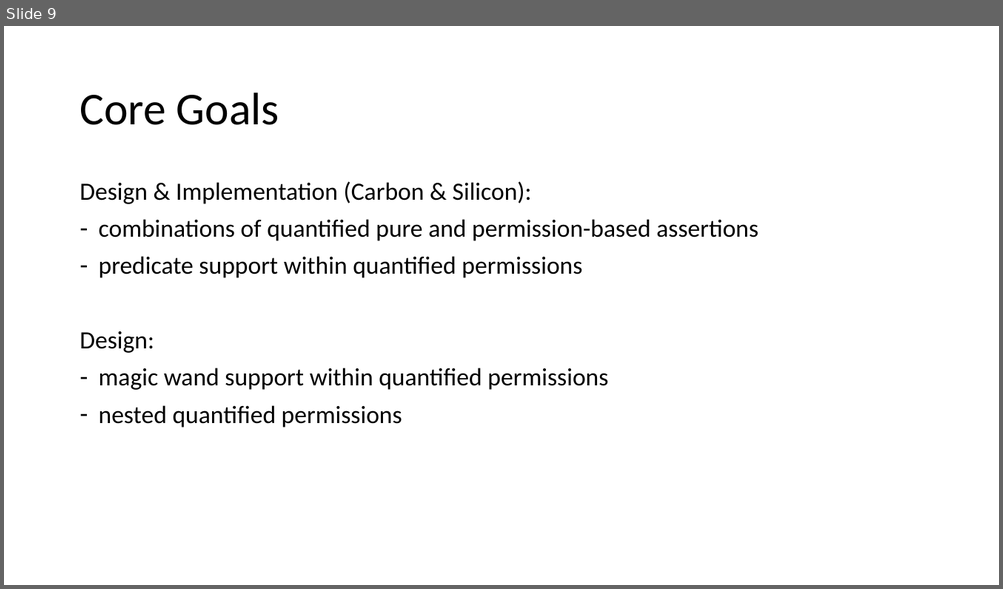
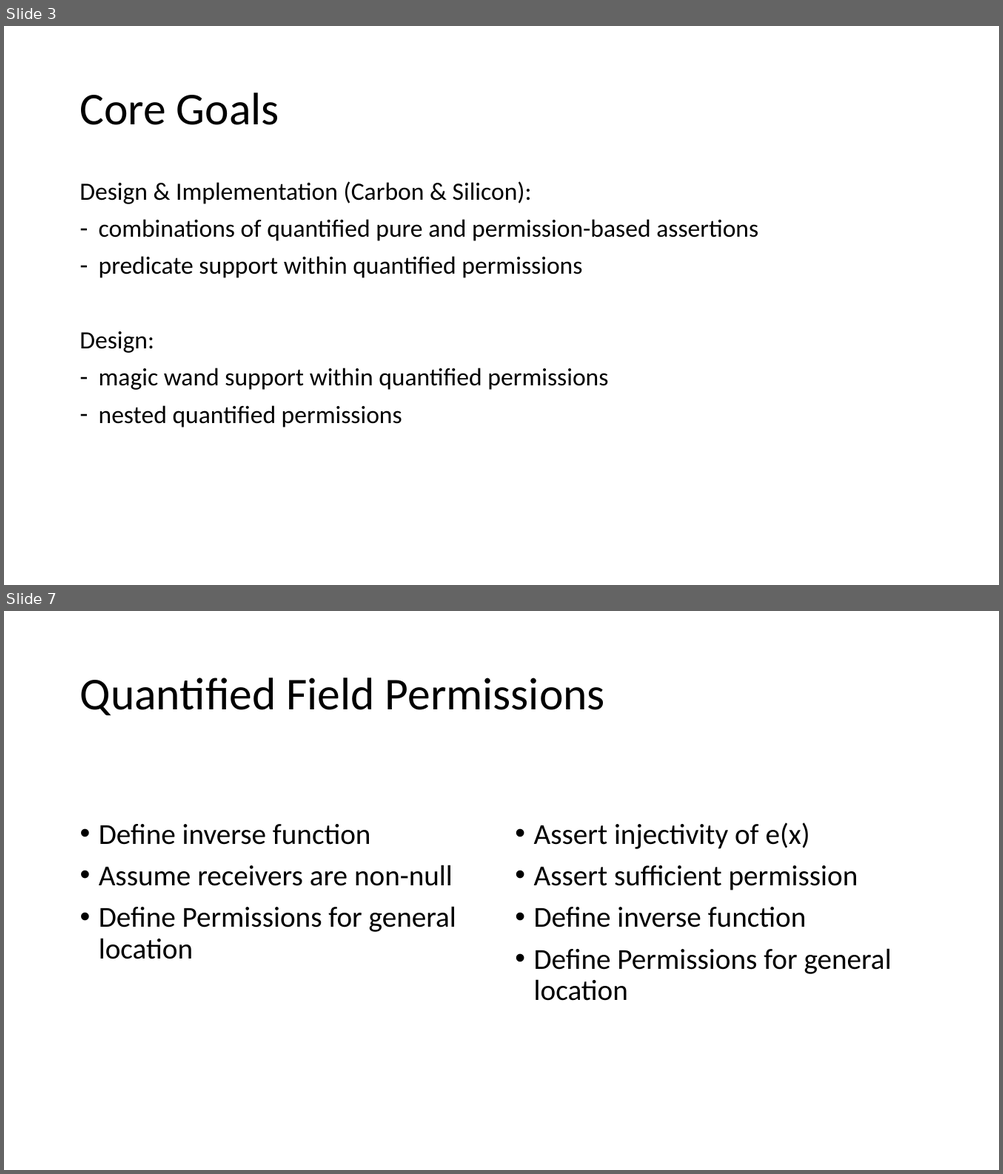
Before and after one commit to Aimenel/MT, a slide deck: presentations/Final Presentation/Final.pptx. Shown one above the other, each under a label of ours: slide 9 before the commit, slides 3 and 7 after it; the slides between them are not shown. The pictures are 1003x589 and 1003x1174 pixels, drawn with LibreOffice and Linux fonts; fonts in the diff are those of the drawing; grey boxes stand for pictures. Boxes give left, top, right and bottom in pixels: in the first picture for what was removed or moved away, otherwise in the second. Text is boxed around its words. In the diff, an @@ line names an element or a change of style, - is before the commit and + after.

```diff
--- a/presentations/Final Presentation/Final.pptx
+++ b/presentations/Final Presentation/Final.pptx
@@ slide 7 added at [4, 611, 999, 1170], background #FFFFFF @@
@@ title added at [80, 678, 605, 715], 44 pt, text #000000 @@
+Quantified Field Permissions
@@ text added at [99, 824, 456, 960], 28 pt, text #000000 @@
+• Define inverse function
+• Assume receivers are non-null
+• Define Permissions for general location
@@ text added at [534, 823, 891, 1001], 28 pt, text #000000 @@
+• Assert injectivity of e(x)
+• Assert sufficient permission
+• Define inverse function
+• Define Permissions for general location
@@ what was slide 9 is now slide 3 @@
```
Also in this commit, not shown: 9 slides changed, 17 other slides added, 5 slides removed, 3 other files.
